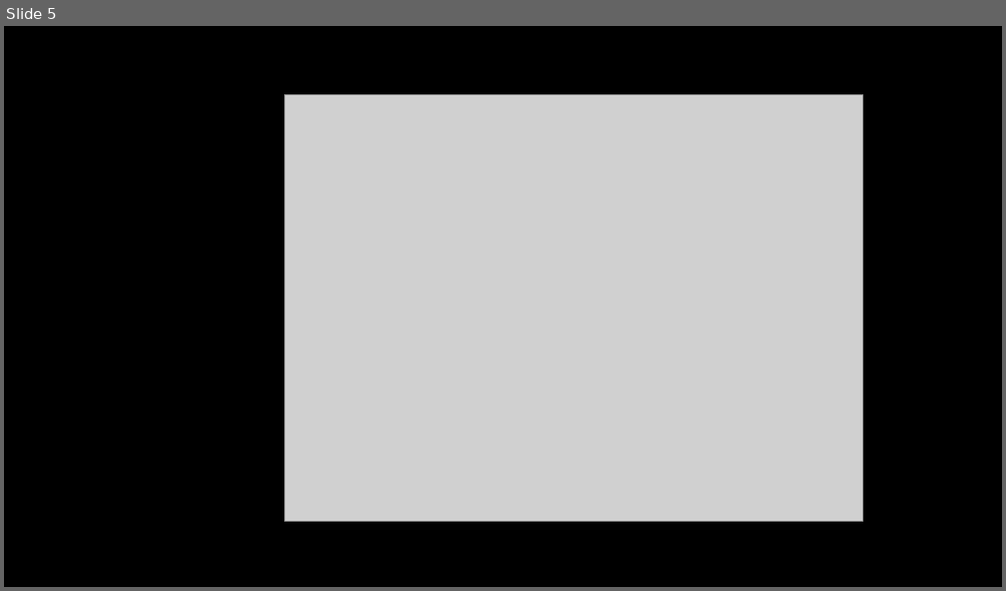
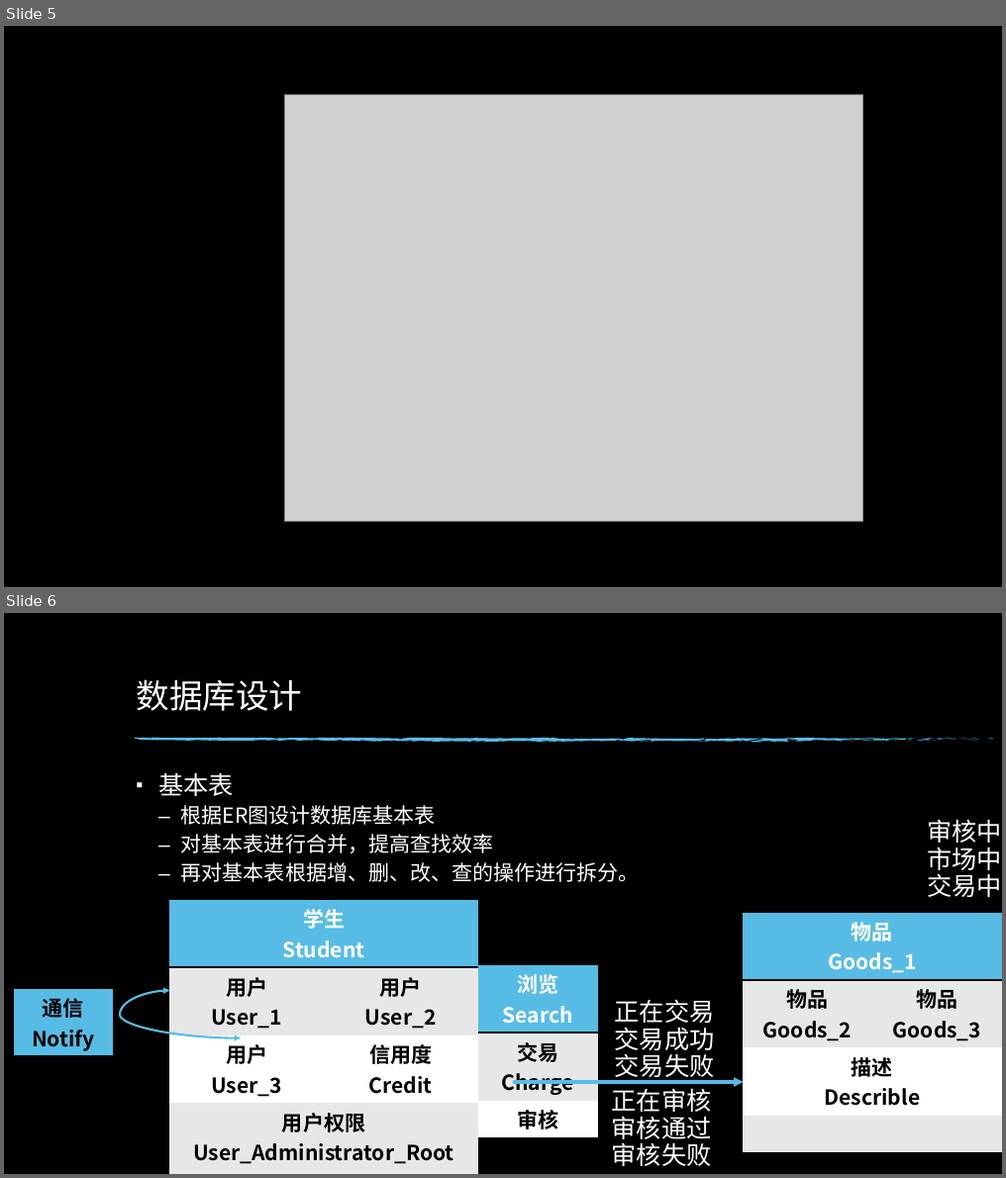
Before and after one commit to mycraftmw/db-course, a slide deck: 展示ppt.pptx. Shown one above the other, each under a label of ours: slide 5 before the commit, slides 5 and 6 after it. The pictures are 1006x591 and 1006x1178 pixels, drawn with LibreOffice and Linux fonts; fonts in the diff are those of the drawing; grey boxes stand for pictures; background and template pictures are left out. Boxes give left, top, right and bottom in pixels: in the first picture for what was removed or moved away, otherwise in the second. Text is boxed around its words. In the diff, an @@ line names an element or a change of style, - is before the commit and + after.

```diff
--- a/展示ppt.pptx
+++ b/展示ppt.pptx
@@ slide 6 added at (4, 613, 1002, 1174), background picture (left out) @@
@@ title added at (136, 679, 302, 711), 32 pt, text #FFFFFF @@
+数据库设计
@@ group added at (129, 738, 994, 743): 74 freeform shapes @@
@@ text added at (158, 772, 640, 882), 20 pt, text #FFFFFF @@
+▪ 基本表
+  – 根据ER图设计数据库基本表
+  – 对基本表进行合并，提高查找效率
+  – 再对基本表根据增、删、改、查的操作进行拆分。
@@ text added at (927, 819, 1002, 897), 24 pt, text #FFFFFF @@
+审核中
+市场中
+交易中
@@ table added at (170, 900, 478, 1168), 4 rows, 2 columns @@
+学生 / Student | 
+用户 / User_1 | 用户 / User_2
+用户 / User_3 | 信用度 / Credit
+用户权限 / User_Administrator_Root | 
@@ table added at (743, 912, 1001, 1117), 4 rows, 2 columns @@
+物品 / Goods_1 | 
+物品 / Goods_2 | 物品 / Goods_3
+描述 / Describle | 
+ | 
@@ table added at (478, 964, 598, 1134), 3 rows, 1 columns @@
+浏览 / Search
+交易 / Charge
+审核
@@ table added at (14, 989, 113, 1056), 1 rows, 1 columns @@
+通信 / Notify
@@ curved double arrow added from (241, 1039) to (170, 991), #57BCE5 2 pt @@
@@ text added at (615, 1000, 715, 1082), 24 pt, text #FFFFFF @@
+正在交易
+交易成功
+交易失败
@@ arrow added from (513, 1082) to (743, 1082), #57BCE5 3 pt @@
@@ text added at (612, 1088, 712, 1166), 24 pt, text #FFFFFF @@
+正在审核
+审核通过
+审核失败
```
Also in this commit, not shown: 1 slide changed, 3 other slides added, 1 slide removed, 1 other file.
